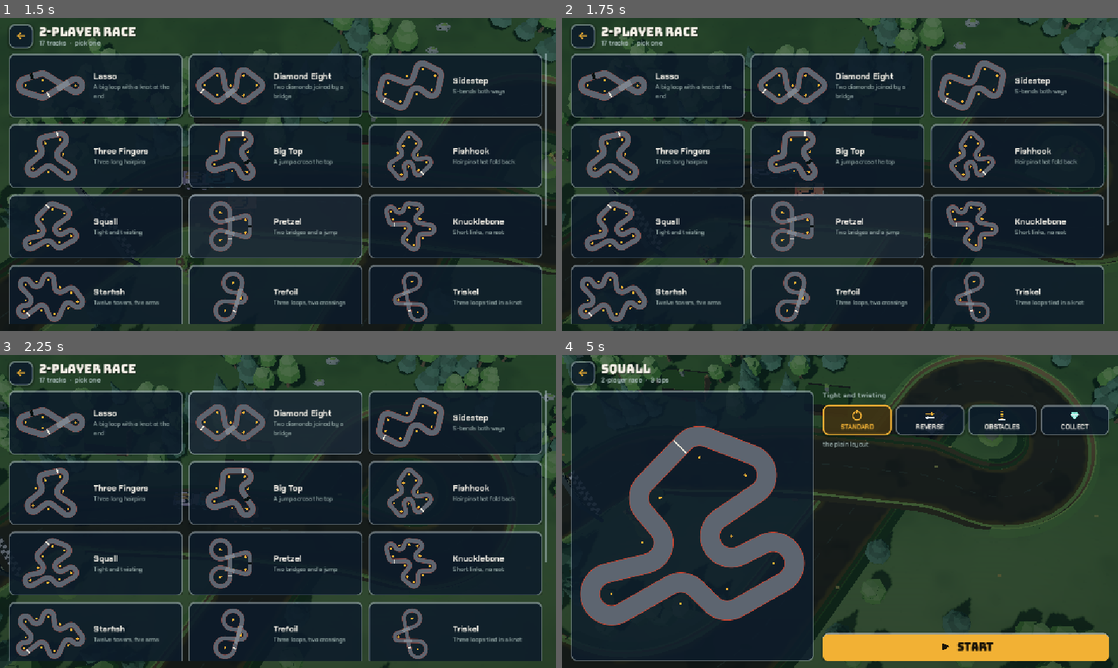
Above: before the commit, frames 1-4 (two rows, left to right).
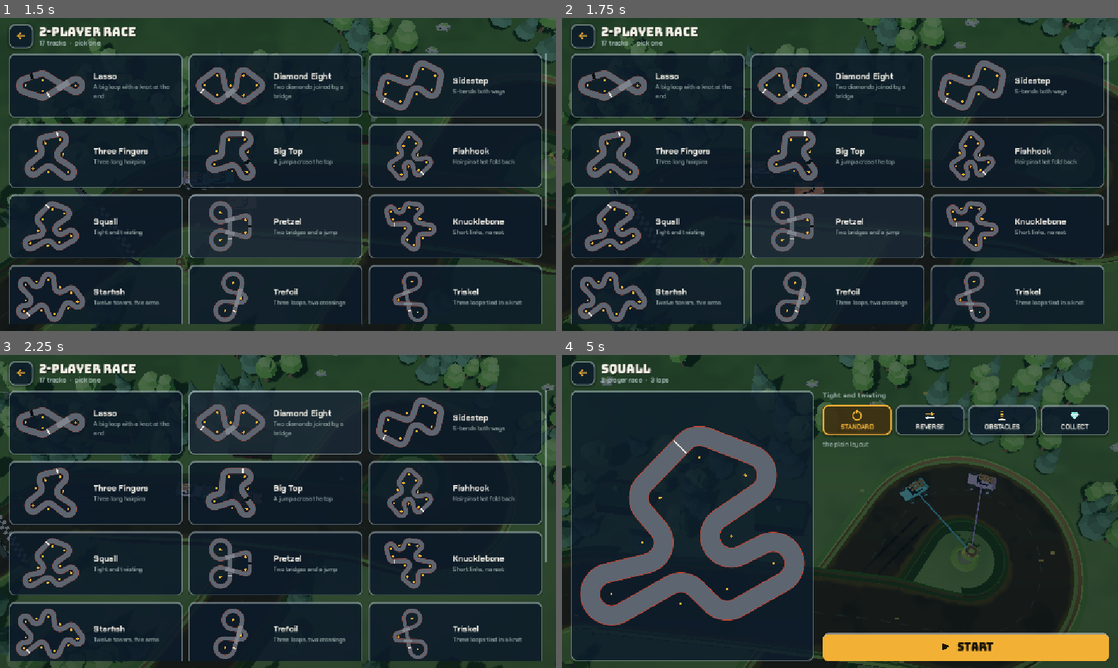
Above: after the commit, the same moments.

Repository: guillaumefont/games
Game: Godot game, scene res://scenes/main.tscn
Two runs of this game, one before a commit and one after it. Both use one fixed random seed, a clock stepped at 60 frames per second and the inputs below.
Inputs (mouse positions are in pixels of both pictures, inside the frame that each line leads up to):
- Up to frame 1 (1.5 s): tap Enter at 0.5 s; move the mouse to (400, 158) at 0.52 s; hold Right 0.53-1.25 s; tap Z at 0.6 s; click (400, 158) at 0.67 s; tap Space at 0.77 s; drag from (166, 190) to (250, 237) at 1.27 s
- Up to frame 2 (1.75 s): no input
- Up to frame 3 (2.25 s): move the mouse to (333, 442) at 2.02 s; hold Right from 2.03 s (still down); tap Keypad Enter at 2.1 s
- Up to frame 4 (5 s): release Right at 2.75 s; drag from (812, 574) to (673, 464) at 2.77 s; move the mouse to (1006, 558) at 3.52 s; hold Left 3.53-4.25 s; tap Z at 3.6 s; tap Space at 3.77 s; drag from (673, 464) to (756, 433) at 4.27 s

Frame 1 is identical in both runs. In frame 2, 0.4% of the frame differs, in the area x 0-100%, y 0-100%; in frame 3, 5.1%; in frame 4, 31%.

Commit message:
Stop cars getting pinned on the road edge
A car sliding along a rail could never leave it: wall contact pointed it exactly
along the rail, the scrape cut the throttle while it stayed within 1 unit of it,
and on a curved (outer) wall every substep counted as a new graze costing 10%,
grinding it down to the 80 u/s floor. Unhooked, a car crawled along the outer
wall of a bend for 10-19 s on 15 of 17 tracks.

- After a contact the car noses 0.12 rad back into the road, so it peels off
  and the throttle returns.
- The 10% graze loss applies on first touch only; continued rubbing costs the
  usual SCRAPE_DRAG. Knock losses unchanged.
- tests/wall_test.gd (in CI) checks no car stays on the edge > 1.5 s.
- Medal times regenerated.

Co-Authored-By: Claude Opus 5.5 <noreply@anthropic.com>
Claude-Session: https://claude.ai/code/session_01VxP4ft32tDxYACLS6FMBXd

Diff:
--- a/tether-rally/scripts/medal_times.gd
+++ b/tether-rally/scripts/medal_times.gd
@@ -3,21 +3,21 @@
 extends RefCounted
 
 const REF := {
-	"Lasso": { "standard": 8.65, "reverse": 8.67, "obstacles": 8.62, "collect": 45.73, },
-	"Diamond Eight": { "standard": 13.78, "reverse": 13.42, "obstacles": 14.05, "collect": 51.88, },
-	"Sidestep": { "standard": 12.00, "reverse": 11.82, "obstacles": 12.50, "collect": 42.18, },
-	"Three Fingers": { "standard": 10.12, "reverse": 8.72, "obstacles": 10.80, "collect": 48.70, },
-	"Big Top": { "standard": 8.77, "reverse": 10.13, "obstacles": 8.70, "collect": 43.02, },
-	"Fishhook": { "standard": 15.03, "reverse": 15.02, "obstacles": 15.98, "collect": 60.02, },
-	"Squall": { "standard": 13.50, "reverse": 13.05, "obstacles": 13.48, "collect": 49.68, },
-	"Pretzel": { "standard": 15.88, "reverse": 15.82, "obstacles": 15.93, "collect": 48.97, },
-	"Knucklebone": { "standard": 13.98, "reverse": 15.62, "obstacles": 13.67, "collect": 55.45, },
-	"Starfish": { "standard": 13.38, "reverse": 15.07, "obstacles": 13.37, "collect": 43.75, },
-	"Trefoil": { "standard": 12.67, "reverse": 11.53, "obstacles": 12.62, "collect": 46.87, },
-	"Triskel": { "standard": 14.13, "reverse": 14.62, "obstacles": 14.13, "collect": 45.60, },
-	"Knot": { "standard": 22.27, "reverse": 21.98, "obstacles": 22.32, "collect": 54.35, },
-	"Coil": { "standard": 9.85, "reverse": 9.68, "obstacles": 9.85, "collect": 46.20, },
-	"Halo": { "standard": 13.97, "reverse": 14.32, "obstacles": 14.58, "collect": 36.80, },
-	"Arch": { "standard": 10.35, "reverse": 10.37, "obstacles": 10.38, "collect": 45.93, },
-	"Twin Bend": { "standard": 8.83, "reverse": 9.30, "obstacles": 8.87, "collect": 44.83, },
+	"Lasso": { "standard": 9.47, "reverse": 9.45, "obstacles": 8.93, "collect": 54.33, },
+	"Diamond Eight": { "standard": 13.45, "reverse": 13.15, "obstacles": 12.85, "collect": 44.33, },
+	"Sidestep": { "standard": 11.58, "reverse": 11.45, "obstacles": 10.92, "collect": 41.40, },
+	"Three Fingers": { "standard": 9.62, "reverse": 8.67, "obstacles": 9.32, "collect": 48.78, },
+	"Big Top": { "standard": 8.53, "reverse": 9.83, "obstacles": 8.78, "collect": 42.48, },
+	"Fishhook": { "standard": 14.47, "reverse": 14.17, "obstacles": 14.90, "collect": 54.58, },
+	"Squall": { "standard": 12.95, "reverse": 12.77, "obstacles": 12.12, "collect": 48.55, },
+	"Pretzel": { "standard": 15.70, "reverse": 15.78, "obstacles": 15.55, "collect": 61.90, },
+	"Knucklebone": { "standard": 13.80, "reverse": 14.48, "obstacles": 13.83, "collect": 51.58, },
+	"Starfish": { "standard": 13.40, "reverse": 14.77, "obstacles": 13.37, "collect": 44.33, },
+	"Trefoil": { "standard": 11.98, "reverse": 11.35, "obstacles": 11.87, "collect": 42.95, },
+	"Triskel": { "standard": 13.77, "reverse": 13.98, "obstacles": 13.77, "collect": 45.52, },
+	"Knot": { "standard": 19.68, "reverse": 19.70, "obstacles": 19.67, "collect": 43.28, },
+	"Coil": { "standard": 9.88, "reverse": 9.83, "obstacles": 9.88, "collect": 45.52, },
+	"Halo": { "standard": 12.95, "reverse": 12.95, "obstacles": 12.95, "collect": 29.95, },
+	"Arch": { "standard": 10.60, "reverse": 10.80, "obstacles": 10.45, "collect": 45.43, },
+	"Twin Bend": { "standard": 9.27, "reverse": 9.82, "obstacles": 8.57, "collect": 46.65, },
 }
--- a/tether-rally/scripts/race.gd
+++ b/tether-rally/scripts/race.gd
@@ -26,6 +26,7 @@
 const WALL_KEEP := 0.82
 const WALL_HEADON := 0.18   # extra loss for a square hit (vn ~ speed)
 const SCRAPE_DRAG := 0.8    # 1/s speed decay while rubbing the edge (no throttle then)
+const PEEL := 0.12          # rad: after a wall contact the car points this far back into the road
 const GAP := TrackData.GAP
 const SUBSTEPS := 4
 
@@ -268,6 +269,7 @@
 		if nr["d"] > lim:
 			c.pos = nr["p"] + nv * lim
 		var vn := c.vel.dot(nv)
+		var fresh := c.scrape <= 0.0  # first touch, not still rubbing from the last step
 		# rubbing along the rail: steady speed loss and sparks
 		c.vel *= exp(-SCRAPE_DRAG * dt)
 		c.scrape = 0.1
@@ -279,15 +281,19 @@
 			# a real knock costs more the squarer it is; a graze only the old 10%
 			if vn > 40.0:
 				c.vel *= WALL_KEEP - WALL_HEADON * clampf(vn / maxf(1.0, spd), 0.0, 1.0)
-			else:
+			elif fresh:
 				c.vel *= 0.9
+			# (sliding on along a curved rail touches it again every substep: that is the
+			# rub above, not a new graze, or the 10% would grind the car to a crawl)
 			c.wall_t = 0.3
 			# slide along the wall in the racing direction
 			var fd: Vector2 = track.seg_dir[(int(nr["i"]) + 1) % track.n]
 			var tv := Vector2(-nv.y, nv.x)
 			if tv.dot(fd) < 0.0:
 				tv = -tv
-			c.wall_dir = tv.angle()
+			# ...nosing slightly back into the road so the car peels off the rail and the
+			# throttle comes back, instead of gliding along it forever with the engine cut
+			c.wall_dir = tv.angle() + PEEL * signf(tv.cross(-nv))
 			if c.vel.length() < 80.0:
 				c.vel = tv * 80.0
 			if c.hook >= 0 and vn > 40.0:
--- /dev/null
+++ b/tether-rally/tests/wall_test.gd
@@ -0,0 +1,39 @@
+extends SceneTree
+# Headless check: a car on the road edge never stays pinned there. A driver who never
+# hooks drifts into walls all lap; it must keep moving and get off the rail again.
+const TrackData = preload("res://scripts/track.gd")
+const Race = preload("res://scripts/race.gd")
+const Defs = preload("res://scripts/track_defs.gd")
+
+func _init() -> void:
+	var fails := 0
+	var dt := 1.0 / 60.0
+	for d in Defs.TRACKS:
+		var tr := TrackData.new(d, "standard")
+		var race := Race.new(tr, "trial", 1)
+		var c = race.cars[0]
+		var scrape_t := 0.0
+		var run := 0.0
+		var worst_run := 0.0
+		var slow_t := 0.0
+		var dist := 0.0
+		var t := 0.0
+		while t < 20.0:
+			var p0: Vector2 = c.pos
+			race.update(dt)
+			race.events.clear()
+			t += dt
+			dist += c.pos.distance_to(p0)
+			if c.scrape > 0.0:
+				scrape_t += dt
+				run += dt
+				worst_run = maxf(worst_run, run)
+			else:
+				run = 0.0
+			if c.speed() < 150.0:
+				slow_t += dt
+		var ok := worst_run < 1.5 and slow_t < 4.0
+		if not ok: fails += 1
+		printerr("%-14s %s on-edge=%4.1fs longest=%4.1fs slow=%4.1fs avg=%4.0f" % [d["name"], "OK  " if ok else "FAIL", scrape_t, worst_run, slow_t, dist / t])
+	printerr("FAILS: ", fails)
+	quit(1 if fails else 0)
Not shown, changed: tether-rally/.github/workflows/sim.yml
Not shown, changed: tether-rally/AGENTS.md
